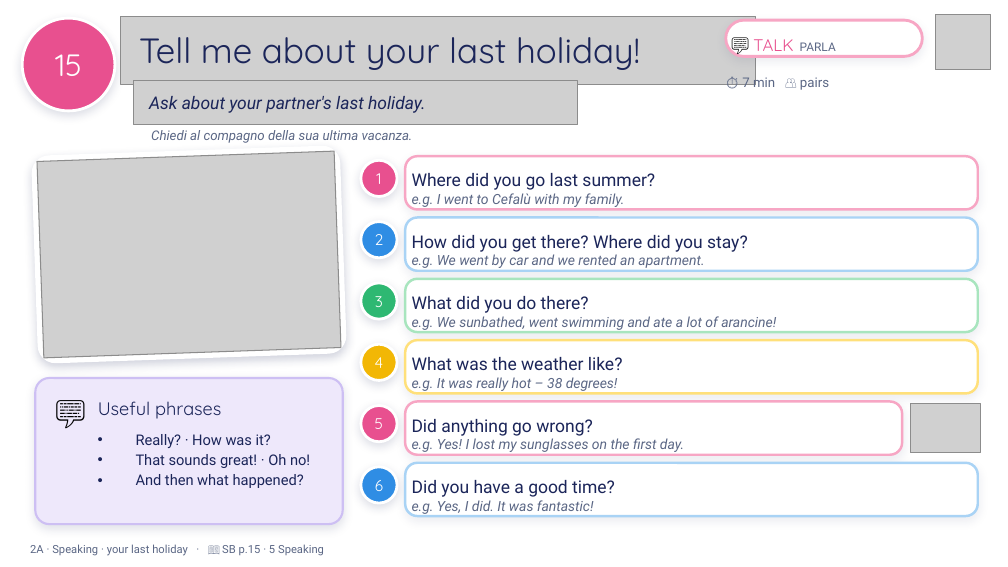
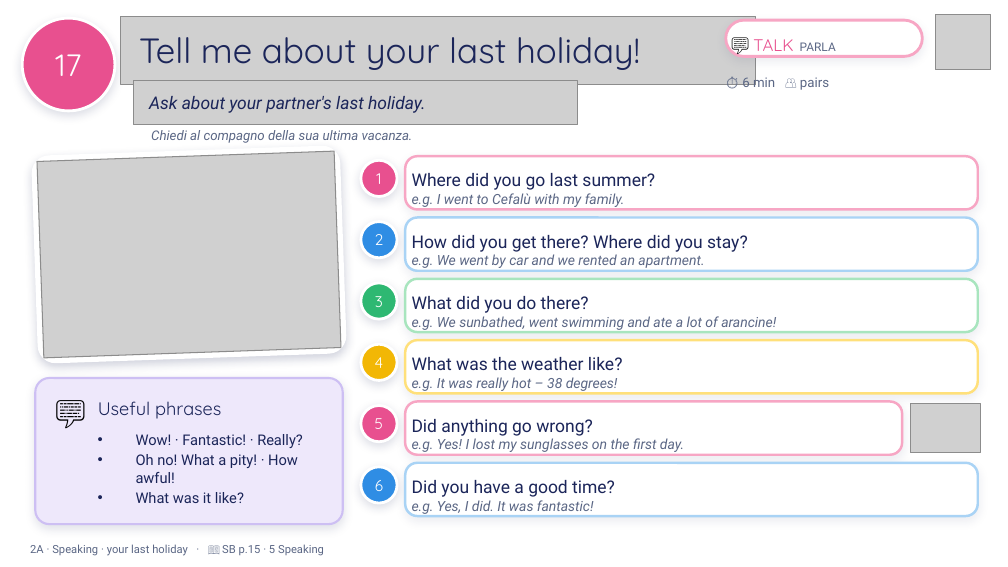
Before and after one commit to londonlanguageschool/Bagheria-, a slide deck: slide 17 of materials/A2/A2_2A_Wheres_my_passport_v3.pptx (slide 15 before the commit). Drawn at 1008x567 pixels with LibreOffice and Linux fonts; fonts in the diff are those of the drawing; grey boxes stand for pictures; background and template pictures are left out. Boxes give left, top, right and bottom in pixels: in the first picture for what was removed or moved away, otherwise in the second. Text is boxed around its words. In the diff, an @@ line names an element or a change of style, - is before the commit and + after.

```diff
--- a/materials/A2/A2_2A_Wheres_my_passport_v3.pptx
+++ b/materials/A2/A2_2A_Wheres_my_passport_v3.pptx
@@ text in ellipse at box(55, 54, 81, 76): text changed @@
-15
+17
@@ text at box(742, 75, 829, 92): text changed @@
-⏱ 7 min 👥 pairs
+⏱ 6 min 👥 pairs
@@ text at box(136, 434, 303, 503): text changed @@
-• Really? · How was it?
-• That sounds great! · Oh no!
-• And then what happened?
+• Wow! · Fantastic! · Really?
+• Oh no! What a pity! · How awful!
+• What was it like?
```
Also in this commit, not shown: 9 other slides changed, 4 slides added, 1 slide removed, 1 other file.
